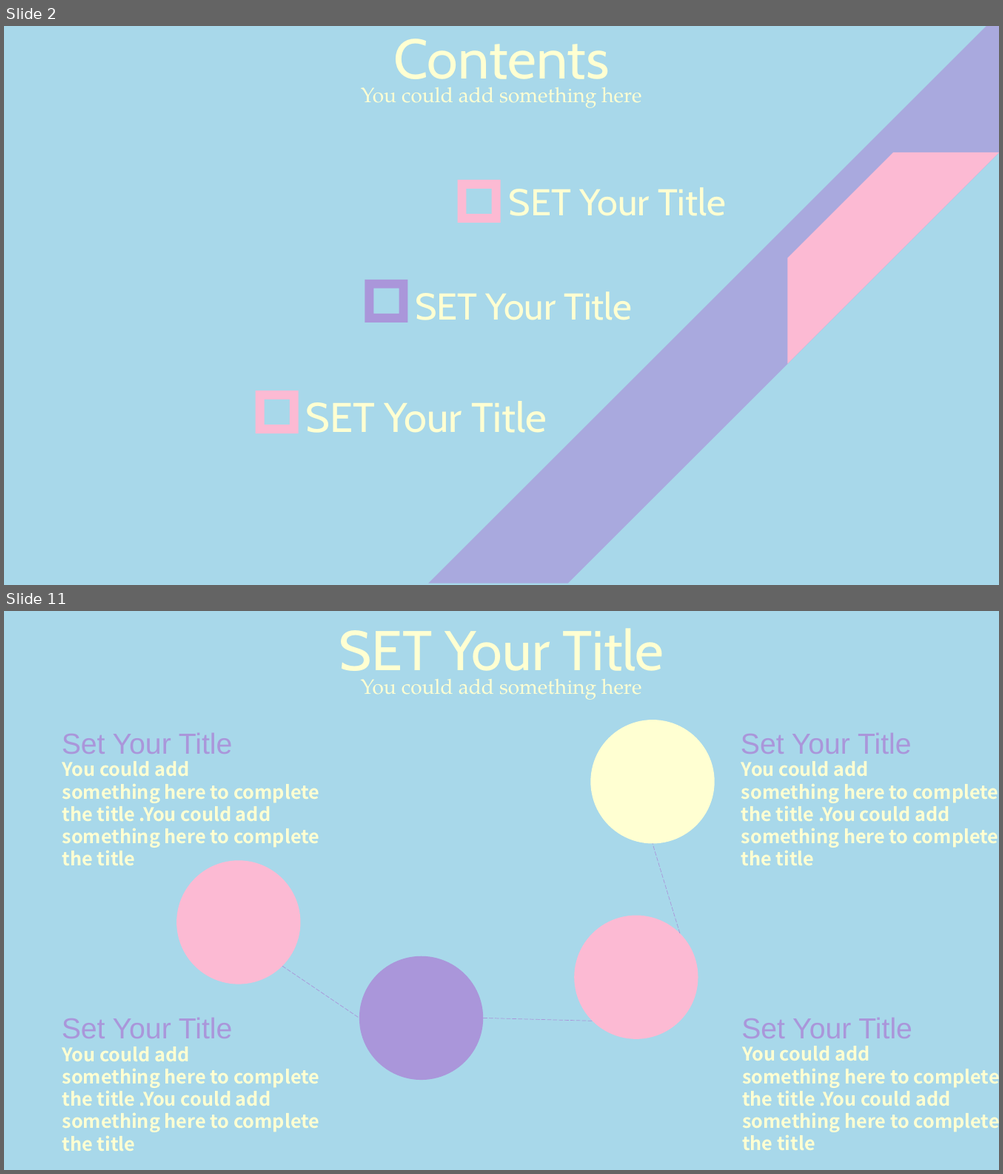
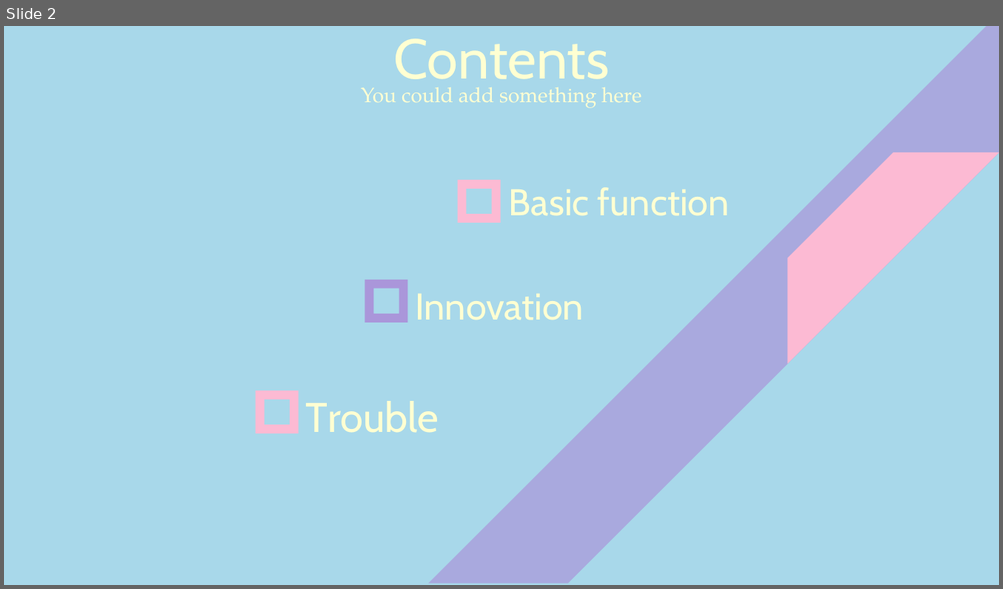
Before and after one commit to KarCute/Android-HomeWork, a slide deck: Android大作业.pptx. Shown one above the other, each under a label of ours: slides 2 and 11 before the commit, slide 2 after it; the slides between them are not shown. The pictures are 1003x1174 and 1003x589 pixels, drawn with LibreOffice and Linux fonts; fonts in the diff are those of the drawing. Boxes give left, top, right and bottom in pixels: in the first picture for what was removed or moved away, otherwise in the second. Text is boxed around its words. In the diff, an @@ line names an element or a change of style, - is before the commit and + after.

Commit message:
update ppt and add like function

```diff
--- a/Android大作业.pptx
+++ b/Android大作业.pptx
@@ slide 11 removed at (x1=4, y1=611, x2=999, y2=1170), background #A8D8EA @@
@@ text removed at (x1=338, y1=628, x2=663, y2=683) @@
-SET Your Title
@@ text removed at (x1=361, y1=679, x2=641, y2=700) @@
-You could add something here
@@ ellipse removed at (x1=590, y1=720, x2=714, y2=844) @@
@@ text removed at (x1=62, y1=733, x2=233, y2=754) @@
-Set Your Title
@@ text removed at (x1=740, y1=733, x2=911, y2=754) @@
-Set Your Title
@@ text removed at (x1=62, y1=761, x2=319, y2=866) @@
-You could add
-something here to complete the title .You could add something here to complete the title
@@ text removed at (x1=741, y1=761, x2=998, y2=866) @@
-You could add
-something here to complete the title .You could add something here to complete the title
@@ line removed from (680, 934) to (652, 844) @@
@@ ellipse removed at (x1=176, y1=861, x2=300, y2=985) @@
@@ ellipse removed at (x1=574, y1=915, x2=698, y2=1039) @@
@@ ellipse removed at (x1=359, y1=957, x2=483, y2=1080) @@
@@ line removed from (282, 966) to (359, 1019) @@
@@ text removed at (x1=62, y1=1018, x2=233, y2=1039) @@
-Set Your Title
@@ line removed from (483, 1019) to (592, 1022) @@
@@ text removed at (x1=741, y1=1018, x2=912, y2=1039) @@
-Set Your Title
@@ text removed at (x1=62, y1=1047, x2=319, y2=1151) @@
-You could add
-something here to complete the title .You could add something here to complete the title
@@ text removed at (x1=742, y1=1046, x2=999, y2=1150) @@
-You could add
-something here to complete the title .You could add something here to complete the title
@@ slide 2 changed as well @@
@@ text at (x1=509, y1=187, x2=729, y2=216): text changed @@
-SET Your Title
+Basic function
@@ text at (x1=415, y1=294, x2=583, y2=321): text changed @@
-SET Your Title
+Innovation
@@ text at (x1=306, y1=401, x2=439, y2=433): text changed @@
-SET Your Title
+Trouble
```
Also in this commit, not shown: 1 other slide changed, 4 slides added, 9 other slides removed, 2 other files.
